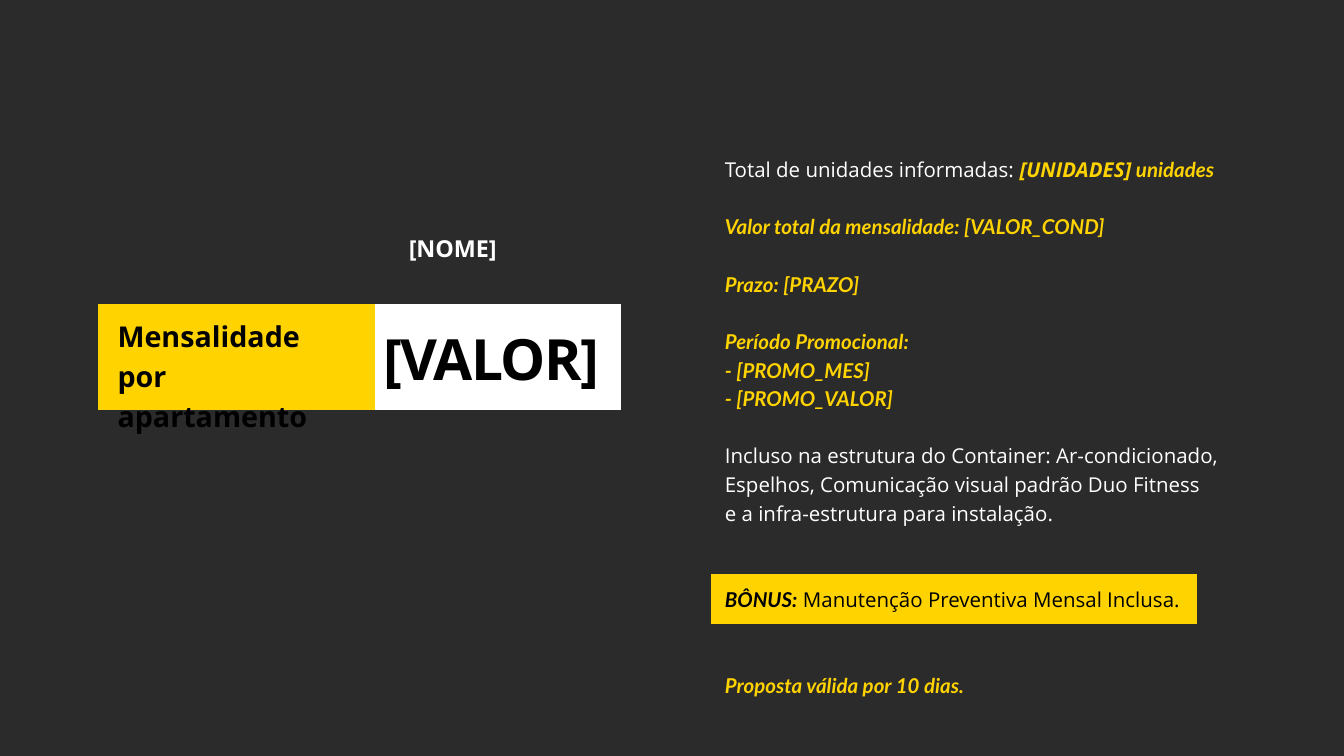
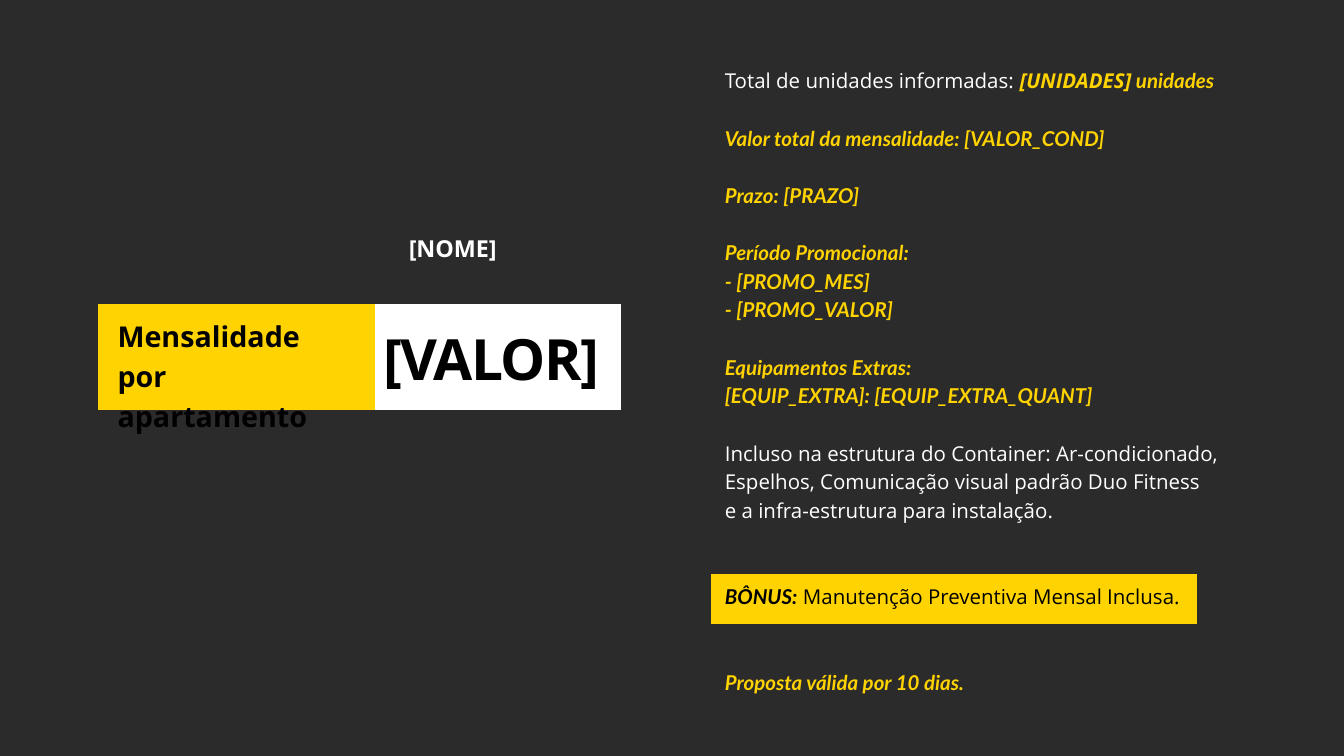
Before and after one commit to agencialumno/Site_duofitness, a slide deck: slide 23 of simulador_duofitness/templates/uno.pptx. Drawn at 1344x756 pixels with LibreOffice and Linux fonts; fonts in the diff are those of the drawing; background and template pictures are left out; a plain dark background stands for a picture behind light text. Boxes give left, top, right and bottom in pixels: in the first picture for what was removed or moved away, otherwise in the second. Text is boxed around its words. In the diff, an @@ line names an element or a change of style, - is before the commit and + after.

Commit message:
Adicionar função de adicionar equipamentos diferentes

```diff
--- a/simulador_duofitness/templates/uno.pptx
+++ b/simulador_duofitness/templates/uno.pptx
@@ text "Total de unidades informadas: [UNIDADES] ...": place and size @@
-text "Total de unidades informadas: [UNIDADES] ..." at bbox=[725, 161, 1217, 697]
+text "Total de unidades informadas: [UNIDADES] ..." at bbox=[725, 72, 1217, 694]
@@ text at bbox=[725, 360, 1092, 406]: paragraphs added @@
+Equipamentos Extras:
+[EQUIP_EXTRA]: [EQUIP_EXTRA_QUANT]
```
Also in this commit, not shown: 1 other slide changed, 7 other files.
